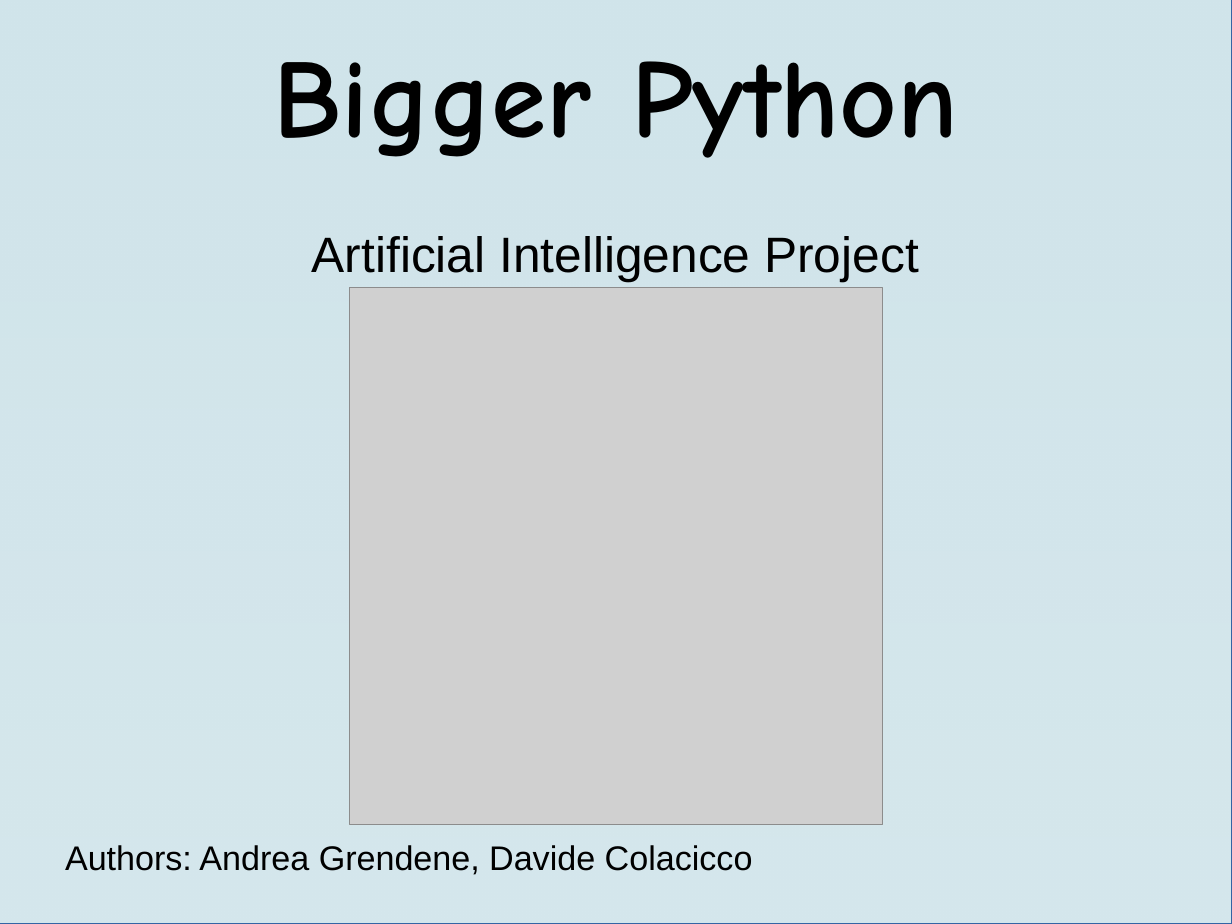
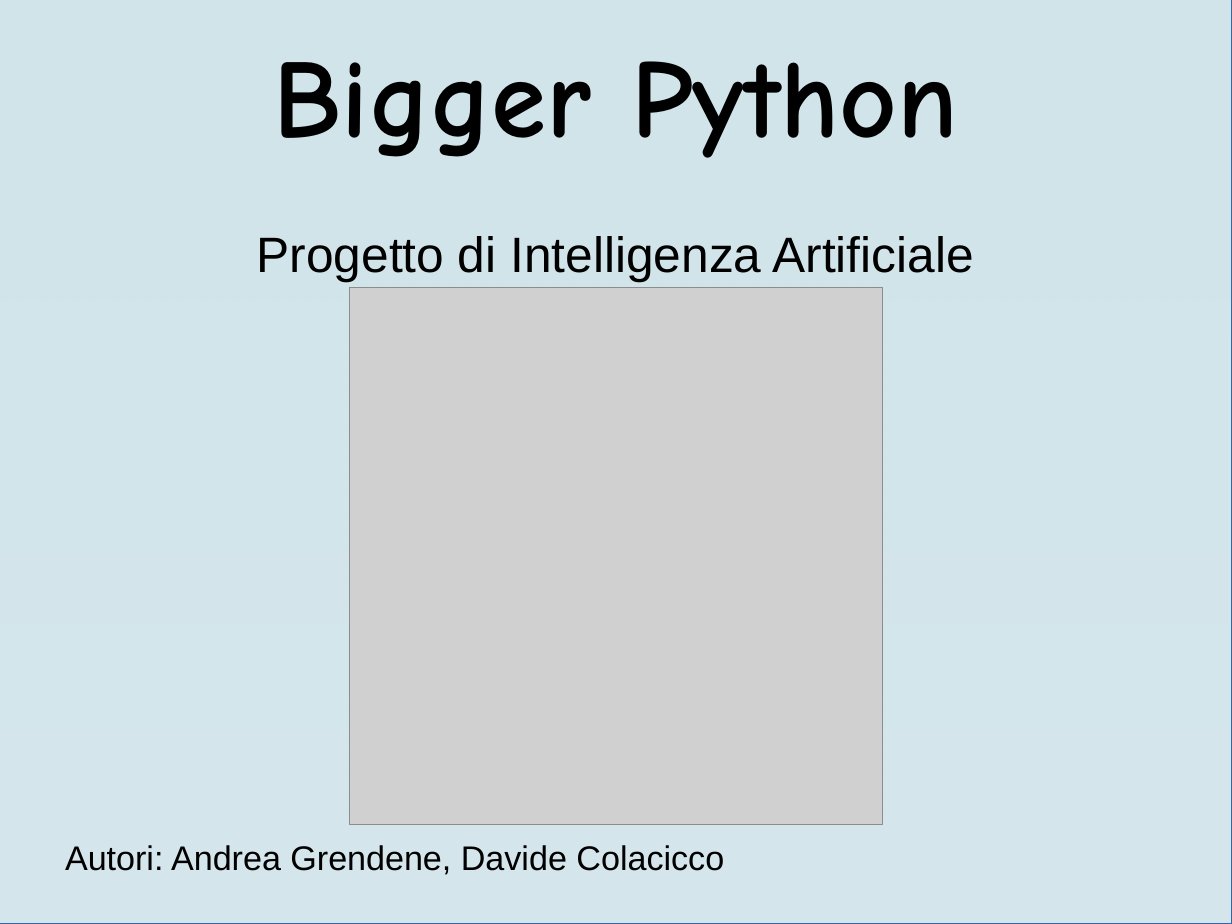
Before and after one commit to Cenze94/BiggerPython, a slide deck: slide 1 of Presentazione/Presentazione.odp. Drawn at 1232x924 pixels with LibreOffice and Linux fonts; fonts in the diff are those of the drawing; grey boxes stand for pictures. Boxes give left, top, right and bottom in pixels: in the first picture for what was removed or moved away, otherwise in the second. Text is boxed around its words. In the diff, an @@ line names an element or a change of style, - is before the commit and + after.

```diff
--- a/Presentazione/Presentazione.odp
+++ b/Presentazione/Presentazione.odp
@@ text at (257,236,974,281): text changed @@
-Artificial Intelligence Project
+Progetto di Intelligenza Artificiale
@@ text at (65,845,724,875): text changed @@
-Authors: Andrea Grendene, Davide Colacicco
+Autori: Andrea Grendene, Davide Colacicco
```
Also in this commit, not shown: 5 other slides changed, 8 slides added, 2 slides removed, 2 other files.
